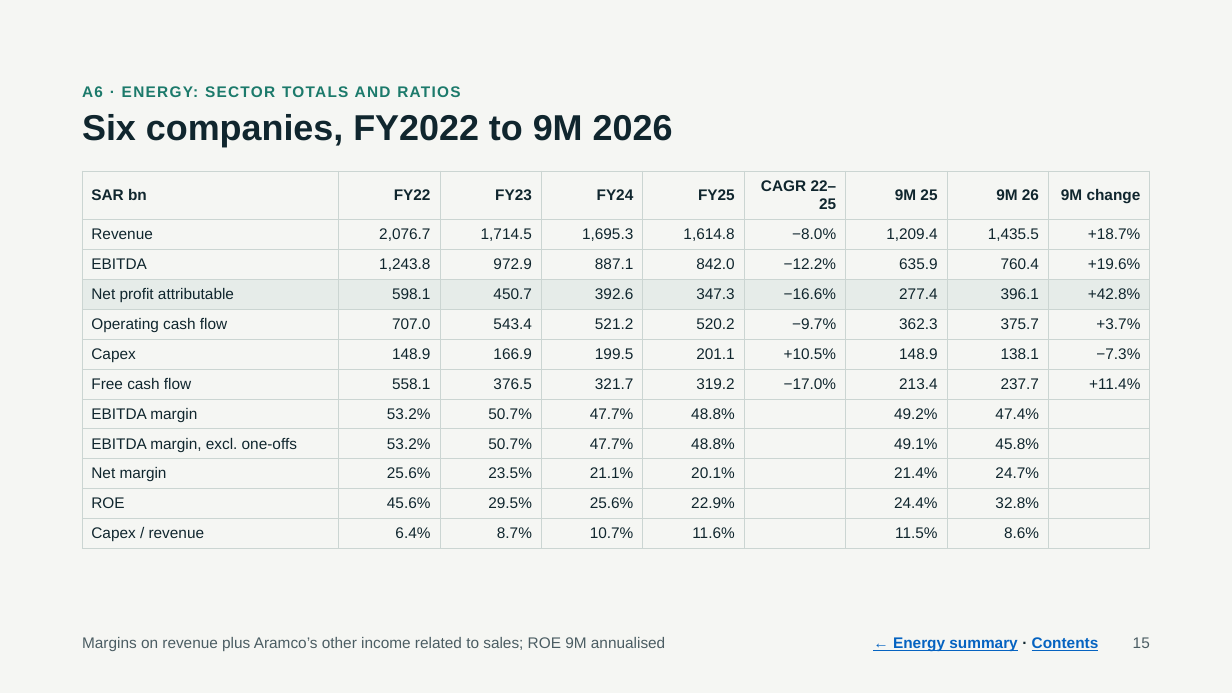
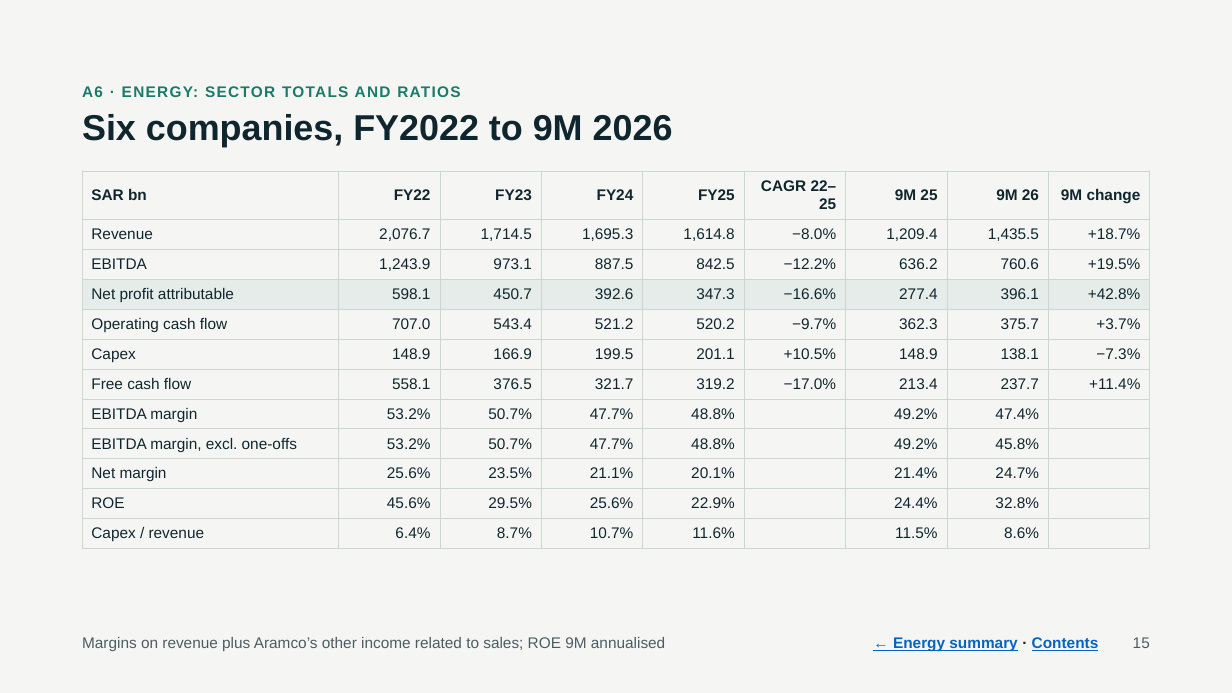
Before and after one commit to KhalidAba94/Test, a slide deck: slide 15 of sector-analysis/output/Energy_Banks_Pilot_Review.pptx. Drawn at 1232x693 pixels with LibreOffice and Linux fonts; fonts in the diff are those of the drawing. Boxes give left, top, right and bottom in pixels: in the first picture for what was removed or moved away, otherwise in the second. Text is boxed around its words. In the diff, an @@ line names an element or a change of style, - is before the commit and + after.

```diff
--- a/sector-analysis/output/Energy_Banks_Pilot_Review.pptx
+++ b/sector-analysis/output/Energy_Banks_Pilot_Review.pptx
@@ table at box(82, 171, 1152, 546) @@
-row 3: EBITDA | 1,243.8 | 972.9 | 887.1 | 842.0 | −12.2% | 635.9 | 760.4 | +19.6%
+row 3: EBITDA | 1,243.9 | 973.1 | 887.5 | 842.5 | −12.2% | 636.2 | 760.6 | +19.5%
-row 9, column 7: 49.1%
+row 9, column 7: 49.2%
```
Also in this commit, not shown: 9 other slides changed, 45 other files.
